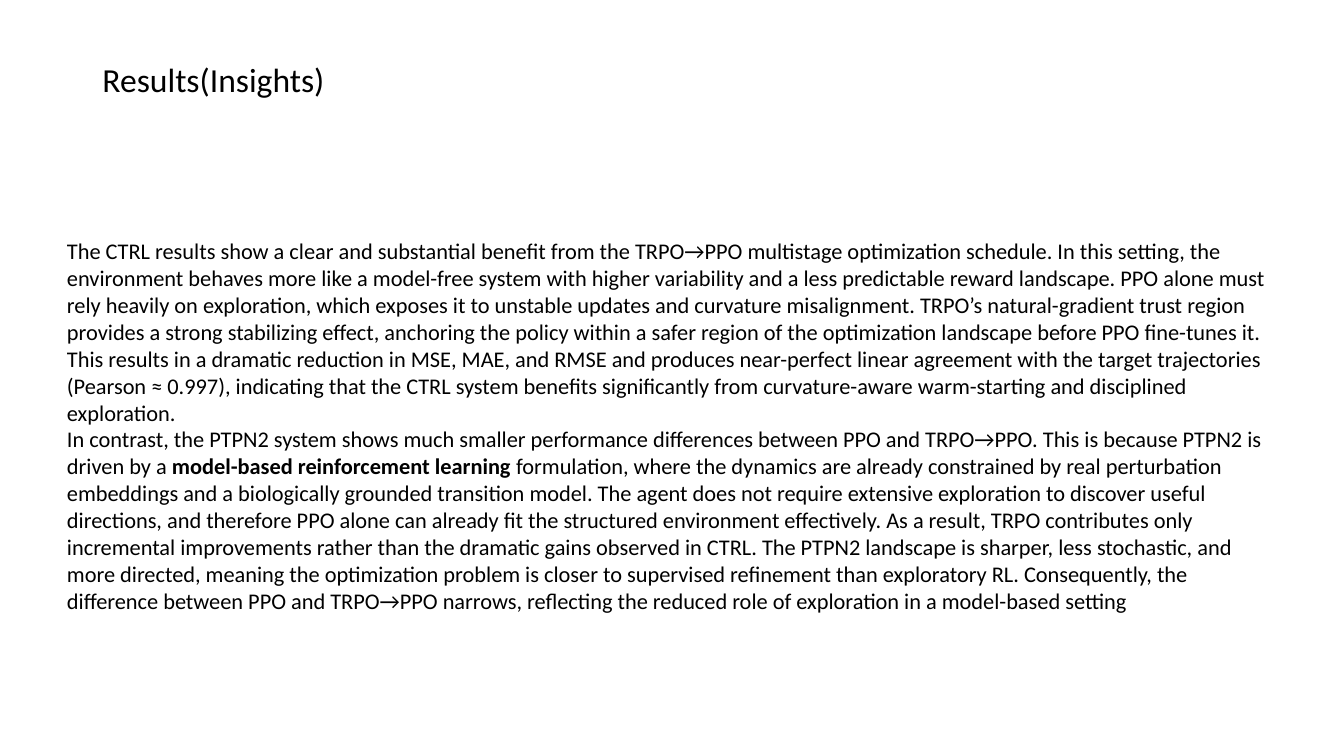
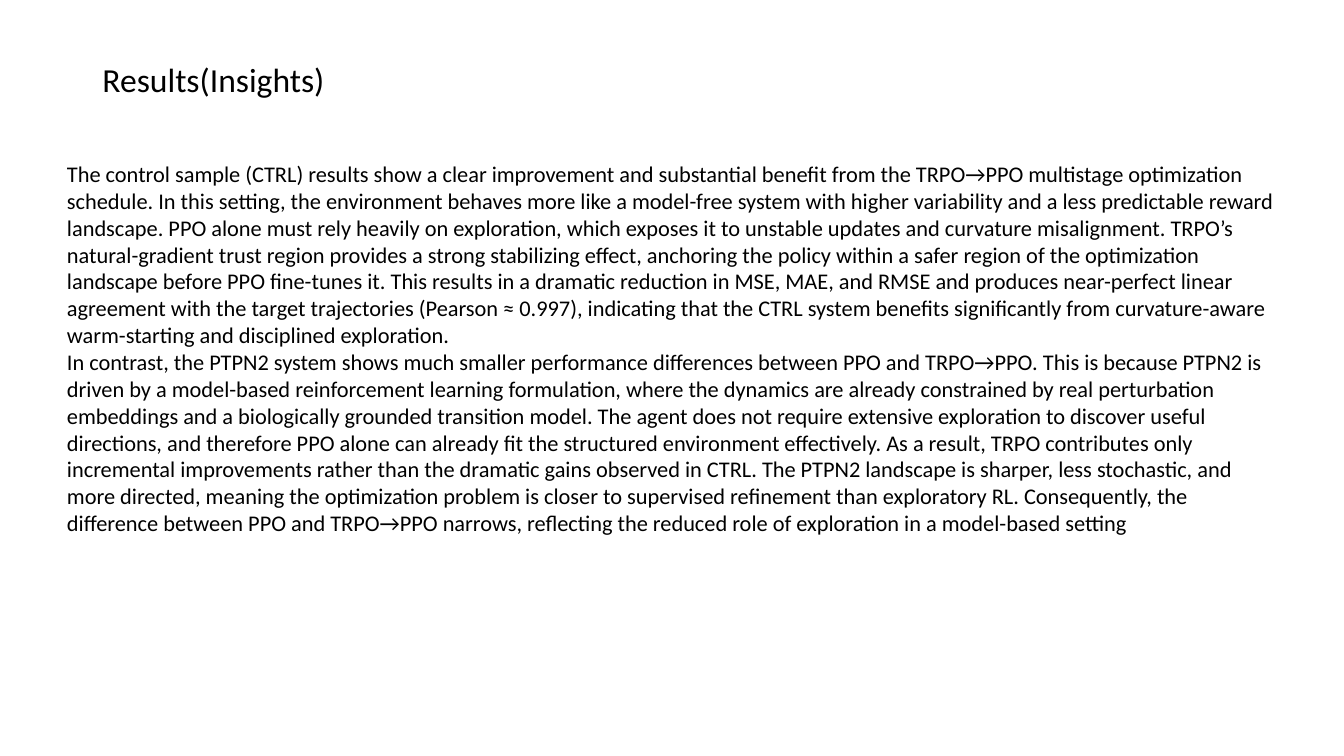
Before and after one commit to boabangf/GNN_RL_gene_trajectory_perturbation, a slide deck: slide 11 of ppt slides for omic codeathon (1).pptx. Drawn at 1344x756 pixels with LibreOffice and Linux fonts; fonts in the diff are those of the drawing. Boxes give left, top, right and bottom in pixels: in the first picture for what was removed or moved away, otherwise in the second. Text is boxed around its words. In the diff, an @@ line names an element or a change of style, - is before the commit and + after.

```diff
--- a/ppt slides for omic codeathon (1).pptx
+++ b/ppt slides for omic codeathon (1).pptx
@@ text "The control sample (CTRL) results ...": place and size @@
-text "The control sample (CTRL) results ..." at [67,243,1265,613]
+text "The control sample (CTRL) results ..." at [67,166,1273,535]
@@ text at [67,166,1273,347]: text changed @@
-The CTRL results show a clear and substantial benefit from the TRPO→PPO multistage optimization schedule. In this setting, the environment behaves more like a model-free system with higher variability and a less predictable reward landscape. PPO alone must rely heavily on exploration, which exposes it to unstable updates and curvature misalignment. TRPO’s natural-gradient trust region provides a strong stabilizing effect, anchoring the policy within a safer region of the optimization landscape before PPO fine-tunes it. This results in a dramatic reduction in MSE, MAE, and RMSE and produces near-perfect linear agreement with the target trajectories (Pearson ≈ 0.997), indicating that the CTRL system benefits significantly from curvature-aware warm-starting and disciplined exploration.
+The control sample (CTRL) results show a clear improvement and substantial benefit from the TRPO→PPO multistage optimization schedule. In this setting, the environment behaves more like a model-free system with higher variability and a less predictable reward landscape. PPO alone must rely heavily on exploration, which exposes it to unstable updates and curvature misalignment. TRPO’s natural-gradient trust region provides a strong stabilizing effect, anchoring the policy within a safer region of the optimization landscape before PPO fine-tunes it. This results in a dramatic reduction in MSE, MAE, and RMSE and produces near-perfect linear agreement with the target trajectories (Pearson ≈ 0.997), indicating that the CTRL system benefits significantly from curvature-aware warm-starting and disciplined exploration.
@@ text at [67,354,1261,535]: bold off in "model-based reinforcement learning" @@
```
Also in this commit, not shown: 10 other slides changed.
